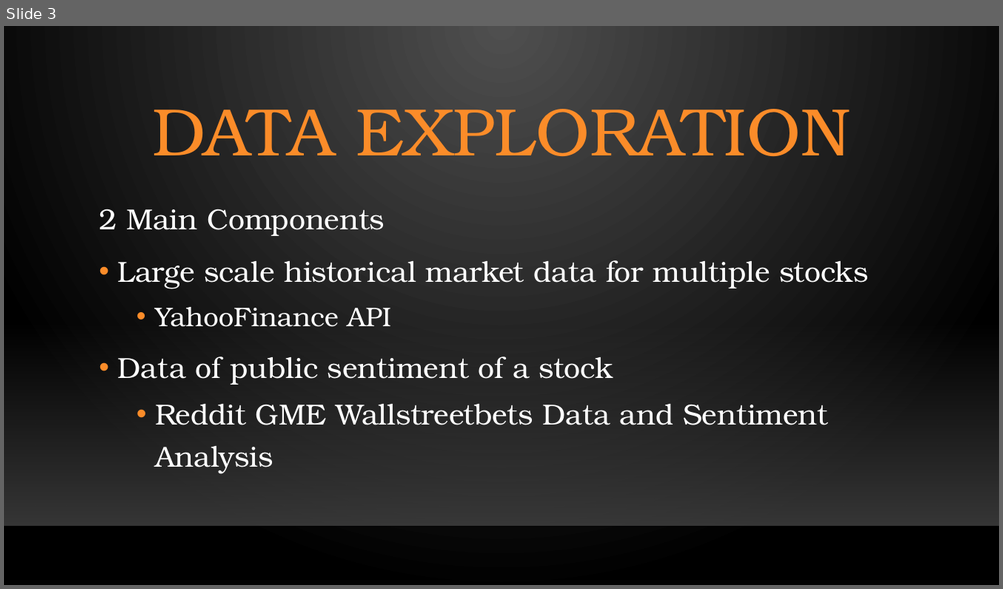
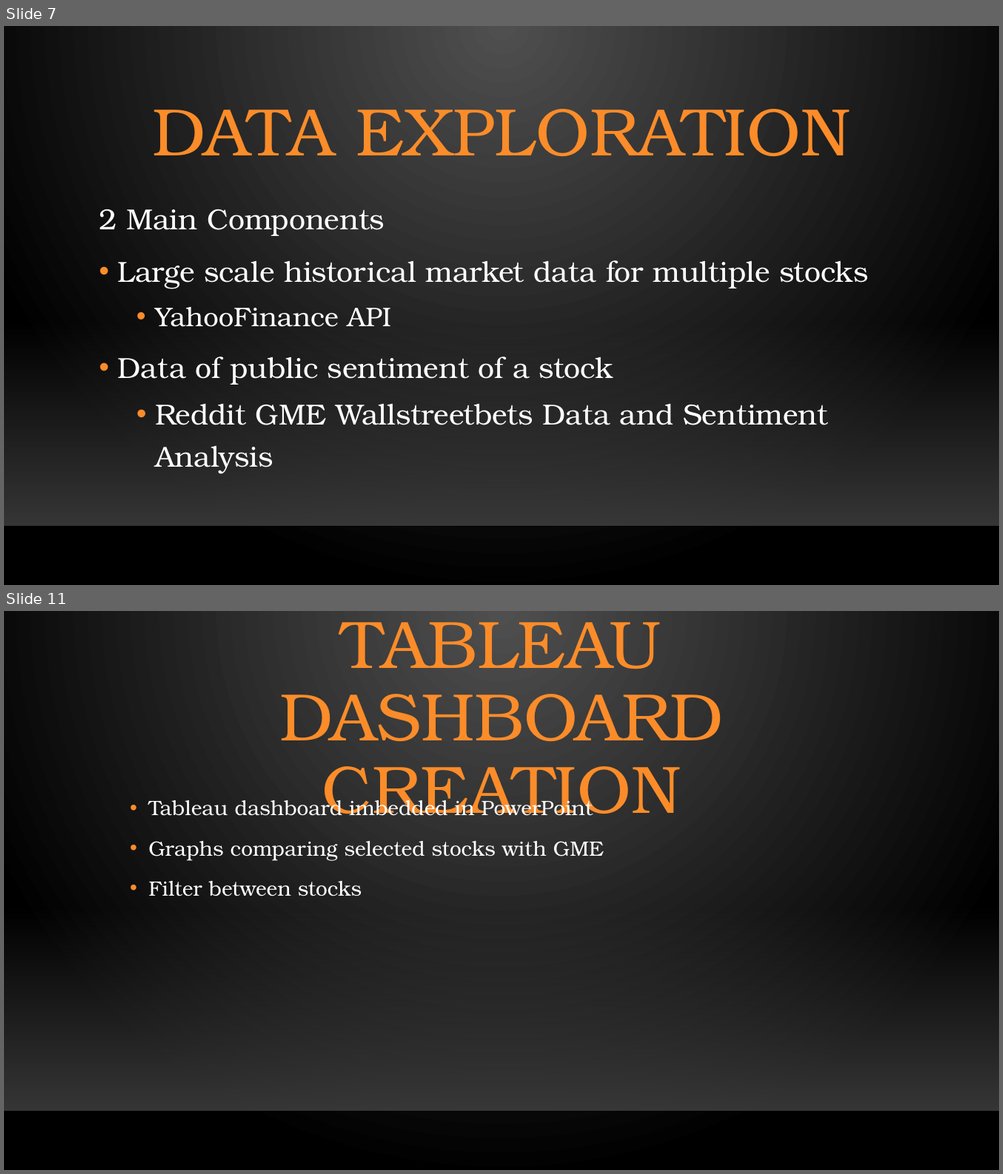
Before and after one commit to LukeMotley/Capstone_Project, a slide deck: Capstone_Presentation.pptx. Shown one above the other, each under a label of ours: slide 3 before the commit, slides 7 and 11 after it; the slides between them are not shown. The pictures are 1003x589 and 1003x1174 pixels, drawn with LibreOffice and Linux fonts; fonts in the diff are those of the drawing; background and template pictures are left out. Boxes give left, top, right and bottom in pixels: in the first picture for what was removed or moved away, otherwise in the second. Text is boxed around its words. In the diff, an @@ line names an element or a change of style, - is before the commit and + after.

```diff
--- a/Capstone_Presentation.pptx
+++ b/Capstone_Presentation.pptx
@@ slide 11 added at [4, 611, 999, 1170], background gradient #505050 to #000000; not listed: 2 template elements that a slide beside it also shows @@
@@ title added at [279, 622, 723, 816], 64.8 pt, text #FB8C29 @@
+TABLEAU DASHBOARD
+CREATION
@@ text added at [148, 796, 603, 897], 20 pt, text #FFFFFF @@
+• Tableau dashboard imbedded in PowerPoint
+• Graphs comparing selected stocks with GME
+• Filter between stocks
@@ what was slide 3 is now slide 7 @@
```
Also in this commit, not shown: 8 other slides added, 1 slide removed.
